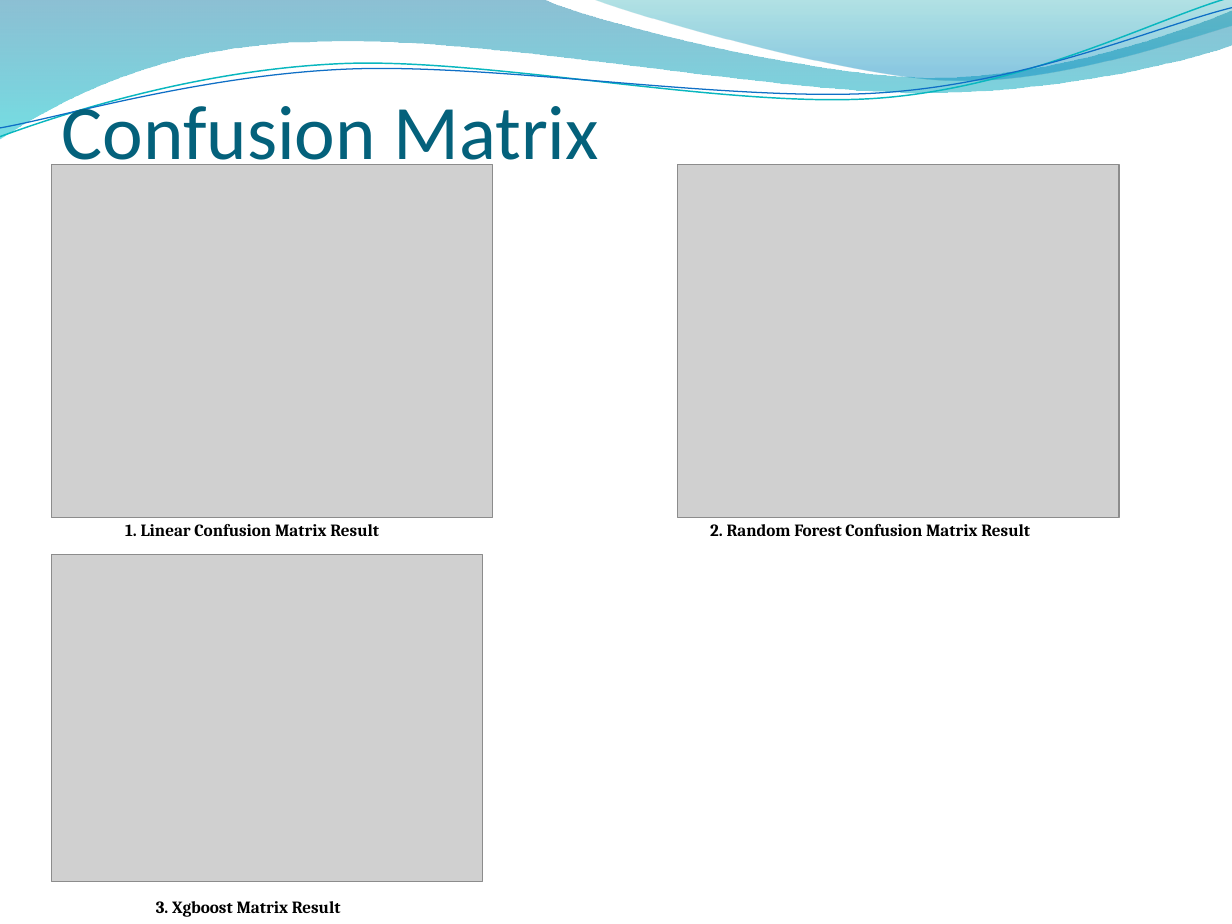
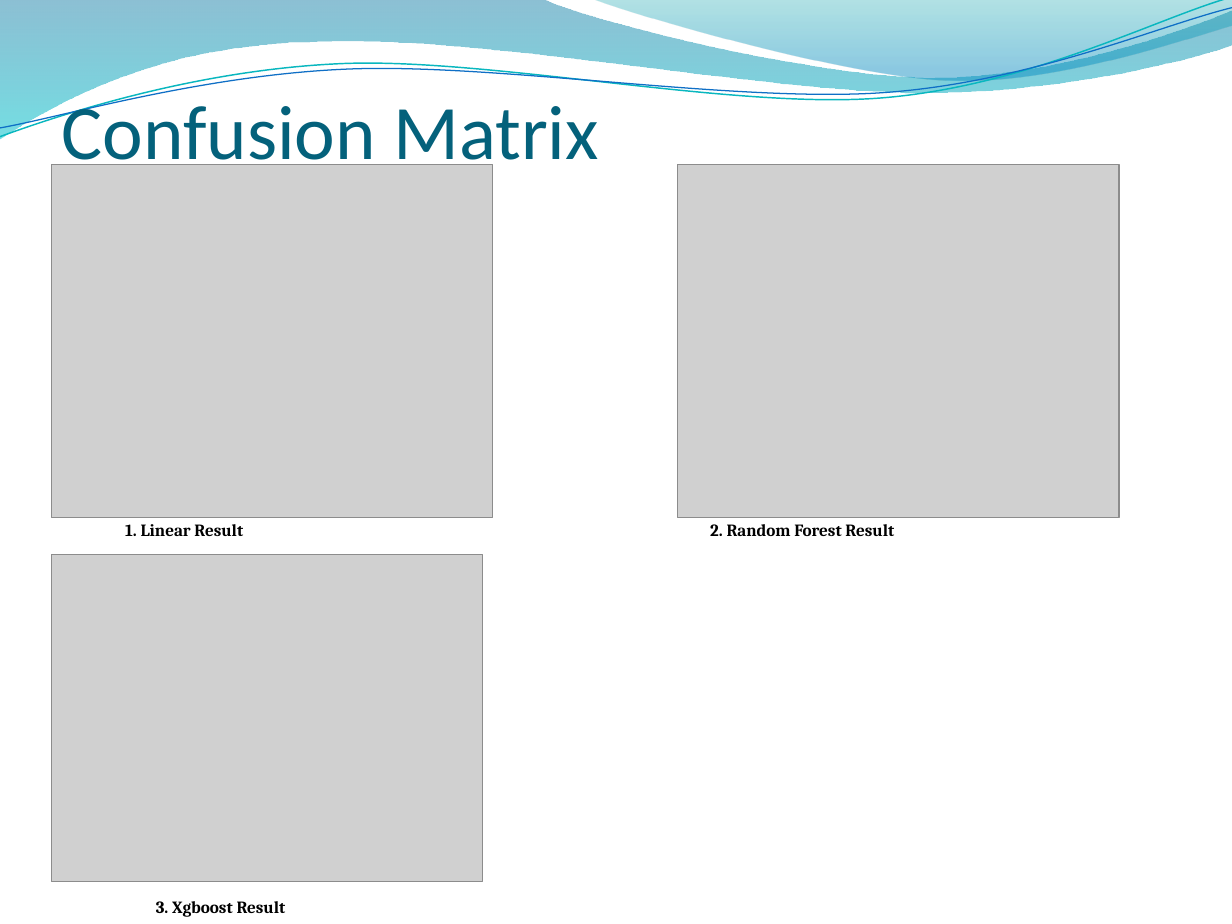
Before and after one commit to williambfi/machine-learning-assignment, a slide deck: slide 22 of Final Project House Loan Prediction/HOUSE LOAN PREDICTION.pptx. Drawn at 1232x924 pixels with LibreOffice and Linux fonts; fonts in the diff are those of the drawing; grey boxes stand for pictures; background and template pictures are left out. Boxes give left, top, right and bottom in pixels: in the first picture for what was removed or moved away, otherwise in the second. Text is boxed around its words. In the diff, an @@ line names an element or a change of style, - is before the commit and + after.

```diff
--- a/Final Project House Loan Prediction/HOUSE LOAN PREDICTION.pptx
+++ b/Final Project House Loan Prediction/HOUSE LOAN PREDICTION.pptx
@@ text at [125, 524, 243, 536]: text changed @@
-1. Linear Confusion Matrix Result
+1. Linear Result
@@ text at [710, 524, 894, 536]: text changed @@
-2. Random Forest Confusion Matrix Result
+2. Random Forest Result
@@ text at [156, 901, 286, 917]: text changed @@
-3. Xgboost Matrix Result
+3. Xgboost Result
```
Also in this commit, not shown: 13 other slides changed.
